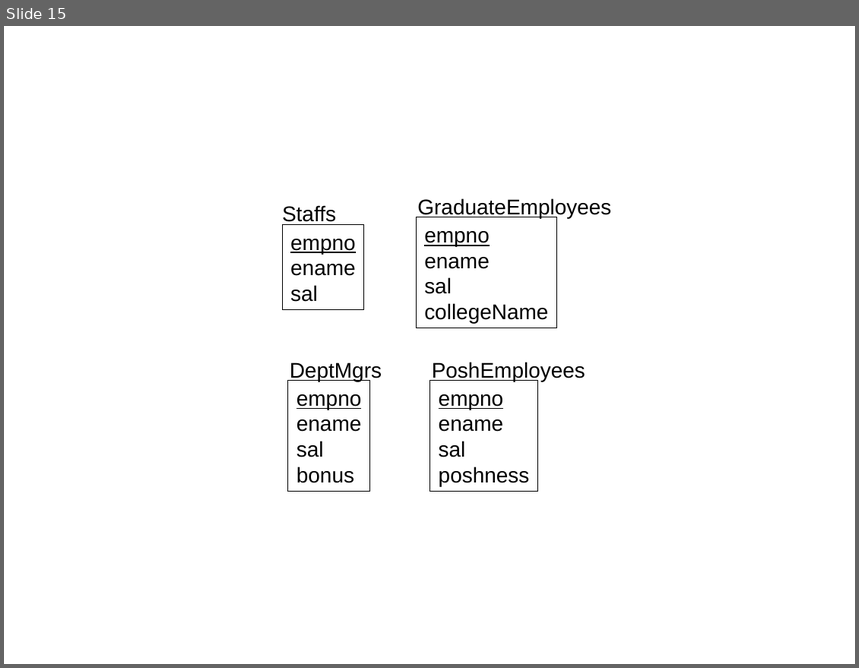
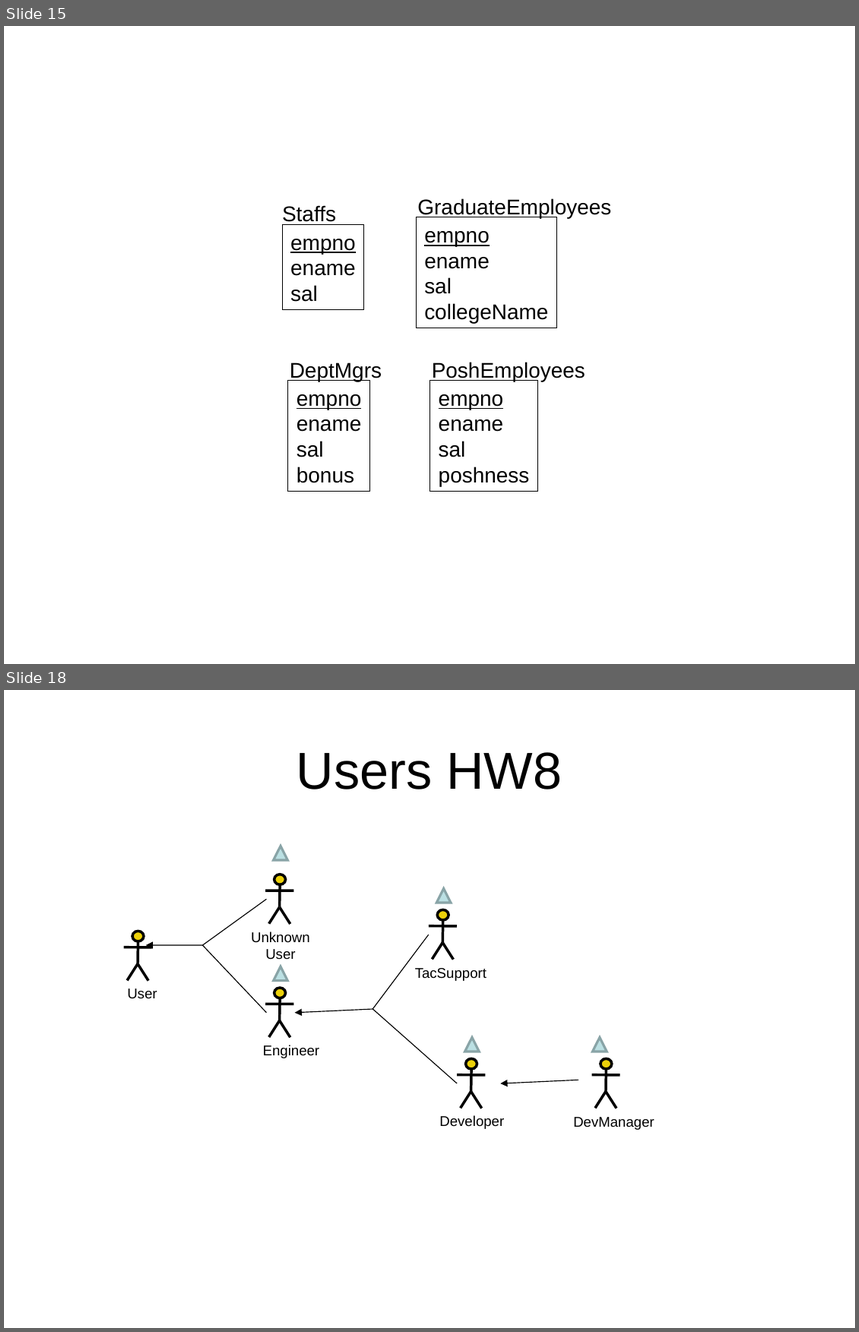
Before and after one commit to kimcharli/src-pe-tools, a slide deck: classes/CS579/dbclass/Project.ppt. Shown one above the other, each under a label of ours: slide 15 before the commit, slides 15 and 18 after it; the slides between them are not shown. The pictures are 859x668 and 859x1332 pixels, drawn with LibreOffice and Linux fonts; fonts in the diff are those of the drawing. Boxes give left, top, right and bottom in pixels: in the first picture for what was removed or moved away, otherwise in the second. Text is boxed around its words. In the diff, an @@ line names an element or a change of style, - is before the commit and + after.

```diff
--- a/classes/CS579/dbclass/Project.ppt
+++ b/classes/CS579/dbclass/Project.ppt
@@ slide 18 added at (4,690,855,1328), background #FFFFFF @@
@@ title added at (297,752,563,790), 44 pt, text #000000 @@
+Users HW8
@@ flow chart extract added at (274,846,288,860), fill #BBE0E3, outline #89A4A7 2.01 pt @@
@@ flow chart extract added at (436,888,451,903), fill #BBE0E3, outline #89A4A7 2.01 pt @@
@@ line added from (202, 945) to (266, 900), #000000 0.74 pt @@
@@ group added at (251,875,310,959): 4 lines, 1 ellipse, 1 text @@
+Unknown User
@@ line added from (373, 1009) to (429, 935), #000000 0.74 pt @@
@@ arrow added from (202, 945) to (146, 945), #000000 0.74 pt @@
@@ line added from (202, 945) to (266, 1012), #000000 0.74 pt @@
@@ flow chart extract added at (274,967,288,981), fill #BBE0E3, outline #89A4A7 2.01 pt @@
@@ group added at (415,910,487,981): 4 lines, 1 ellipse, 1 text @@
+TacSupport
@@ group added at (124,931,157,999): 4 lines, 1 ellipse, 1 text @@
+User
@@ arrow added from (373, 1009) to (295, 1012), #000000 0.74 pt @@
@@ line added from (373, 1009) to (457, 1084), #000000 0.74 pt @@
@@ group added at (263,988,320,1059): 4 lines, 1 ellipse, 1 text @@
+Engineer
@@ flow chart extract added at (465,1037,480,1052), fill #BBE0E3, outline #89A4A7 2.01 pt @@
@@ flow chart extract added at (593,1037,607,1052), fill #BBE0E3, outline #89A4A7 2.01 pt @@
@@ arrow added from (579, 1080) to (500, 1084), #000000 0.74 pt @@
@@ group added at (439,1059,504,1129): 4 lines, 1 ellipse, 1 text @@
+Developer
@@ group added at (573,1059,655,1130): 4 lines, 1 ellipse, 1 text @@
+DevManager
```
Also in this commit, not shown: 1 slide changed, 2 other slides added, 2 other files.
